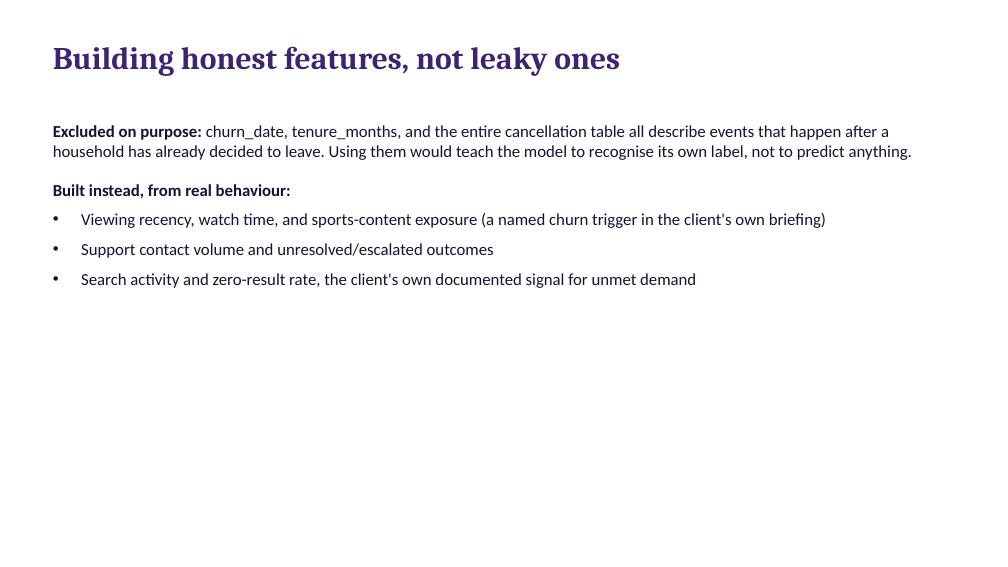
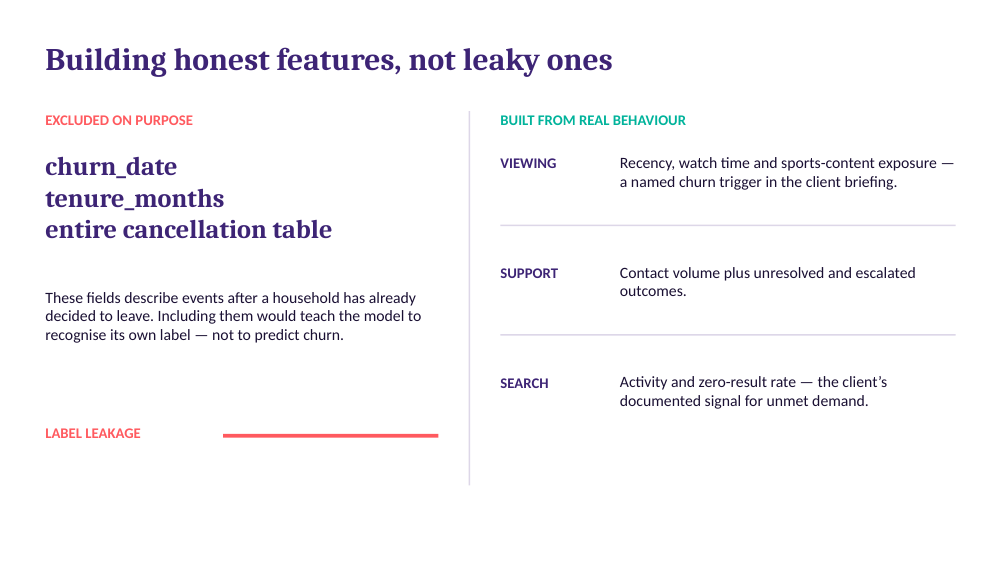
Before and after one commit to SandileJ/CAP182_SS1_SS2, a slide deck: slide 10 of SS3_PartC_Presentation.pptx. Drawn at 1008x567 pixels with LibreOffice and Linux fonts; fonts in the diff are those of the drawing. Boxes give left, top, right and bottom in pixels: in the first picture for what was removed or moved away, otherwise in the second. Text is boxed around its words. In the diff, an @@ line names an element or a change of style, - is before the commit and + after.

```diff
--- a/SS3_PartC_Presentation.pptx
+++ b/SS3_PartC_Presentation.pptx
@@ title "Building honest features, not leaky ..." at [45, 47, 613, 77]: text colour #3D2470 to #3D2475; vertical alignment top to middle @@
@@ text added at [45, 115, 193, 125], 14 pt, text #FF5A5F, bold @@
+EXCLUDED ON PURPOSE
@@ rectangle added at [469, 111, 470, 485], fill #DDD7E8 @@
@@ text added at [500, 115, 686, 125], 14 pt, text #00B39B, bold @@
+BUILT FROM REAL BEHAVIOUR
@@ text removed at [53, 125, 912, 288] @@
-Excluded on purpose: churn_date, tenure_months, and the entire cancellation table all describe events that happen after a household has already decided to leave. Using them would teach the model to recognise its own label, not to predict anything.
-Built instead, from real behaviour:
-• Viewing recency, watch time, and sports-content exposure (a named churn trigger in the client's own briefing)
-• Support contact volume and unresolved/escalated outcomes
-• Search activity and zero-result rate, the client's own documented signal for unmet demand
@@ text added at [45, 156, 333, 238], 25 pt, text #3D2475, bold @@
+churn_date
+tenure_months
+entire cancellation table
@@ text added at [500, 158, 556, 168], 14 pt, text #3D2475, bold @@
+VIEWING
@@ text added at [620, 157, 937, 190], 15 pt, text #1A1033 @@
+Recency, watch time and sports-content exposure — a named churn trigger in the client briefing.
@@ rectangle added at [501, 225, 956, 226], fill #DDD7E8 @@
@@ text added at [500, 268, 558, 278], 14 pt, text #3D2475, bold @@
+SUPPORT
@@ text added at [620, 267, 916, 296], 15 pt, text #1A1033 @@
+Contact volume plus unresolved and escalated outcomes.
@@ text added at [45, 292, 421, 343], 15 pt, text #1A1033 @@
+These fields describe events after a household has already decided to leave. Including them would teach the model to recognise its own label — not to predict churn.
@@ rectangle added at [501, 334, 956, 336], fill #DDD7E8 @@
@@ text added at [500, 378, 548, 388], 14 pt, text #3D2475, bold @@
+SEARCH
@@ text added at [620, 376, 887, 409], 15 pt, text #1A1033 @@
+Activity and zero-result rate — the client’s documented signal for unmet demand.
@@ text added at [45, 428, 140, 438], 14 pt, text #FF5A5F, bold @@
+LABEL LEAKAGE
@@ rectangle added at [223, 434, 439, 438], fill #FF5A5F @@
```
Also in this commit, not shown: 14 other slides changed.
